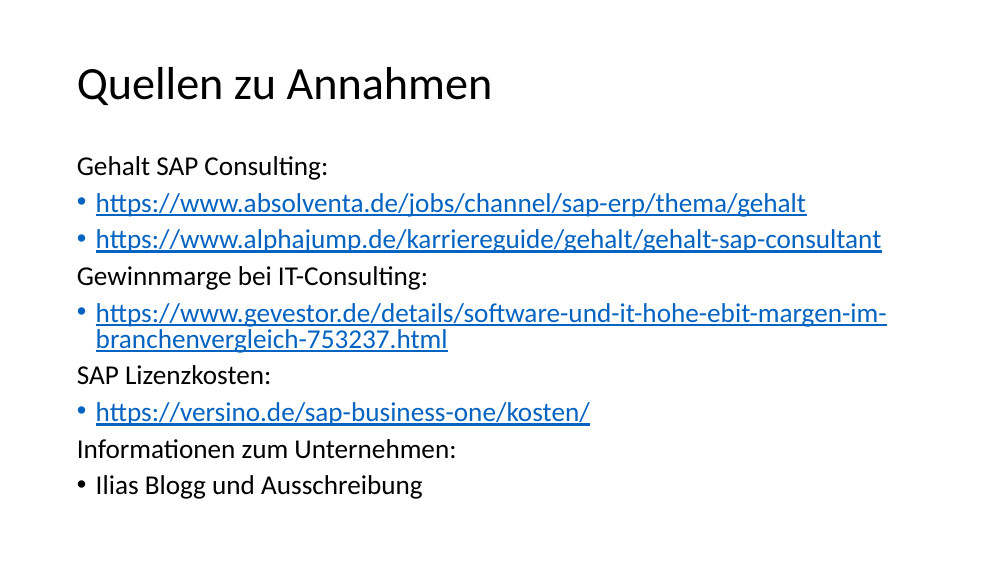
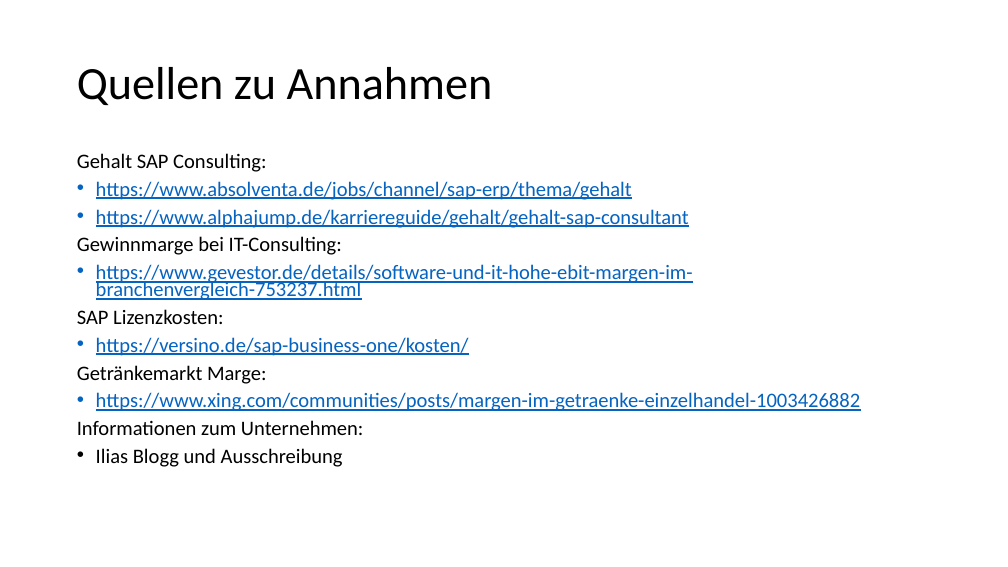
Before and after one commit to albae3333/DigitaleFabrik, a slide deck: slide 13 of Präsentation/Präsentation_Entwurf.pptx. Drawn at 1008x567 pixels with LibreOffice and Linux fonts; fonts in the diff are those of the drawing. Boxes give left, top, right and bottom in pixels: in the first picture for what was removed or moved away, otherwise in the second. Text is boxed around its words. In the diff, an @@ line names an element or a change of style, - is before the commit and + after.

```diff
--- a/Präsentation/Präsentation_Entwurf.pptx
+++ b/Präsentation/Präsentation_Entwurf.pptx
@@ text at <box>77,153,693,467</box>: size 25.9 to 19.6 pt in "Gehalt SAP Consulting:", "https://www.absolventa.de/jobs/channel/sap-erp/thema/gehalt", "https://www.alphajump.de/karriereguide/gehalt/gehalt-sap-con ...", "Gewinnmarge bei IT-Consulting:" and 5 more places; line spacing 0.8 to 0.7 @@
@@ text at <box>77,365,860,411</box>: paragraphs added @@
+Getränkemarkt Marge:
+• https://www.xing.com/communities/posts/margen-im-getraenke-einzelhandel-1003426882
```
Also in this commit, not shown: 4 other slides changed, 1 other file.
